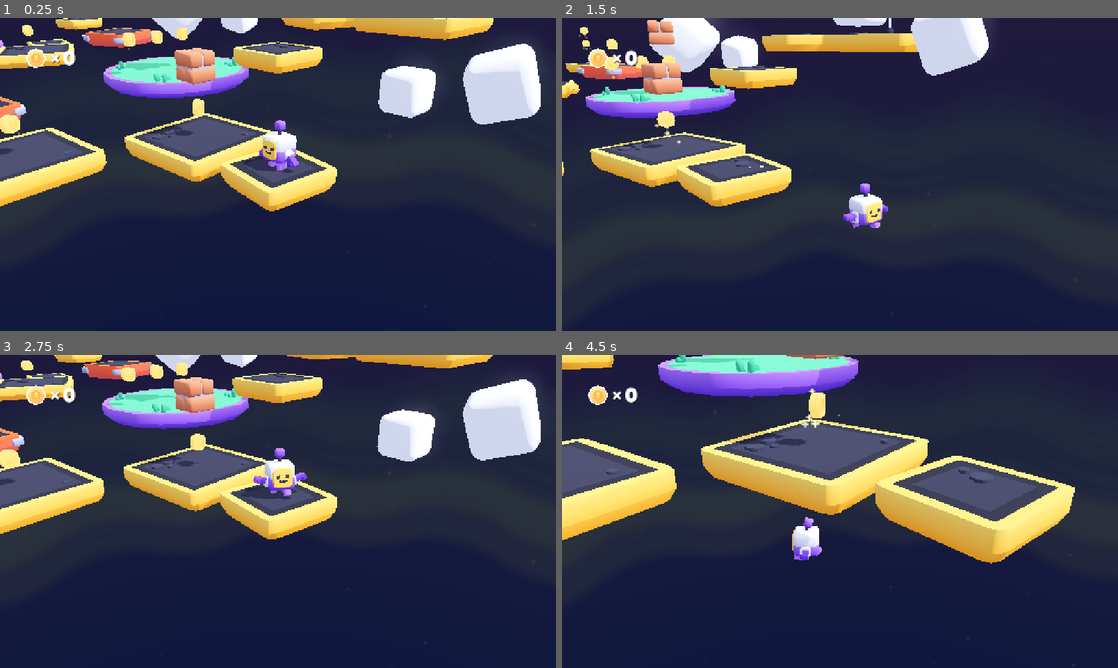
Above: before the commit, frames 1-4 (two rows, left to right).
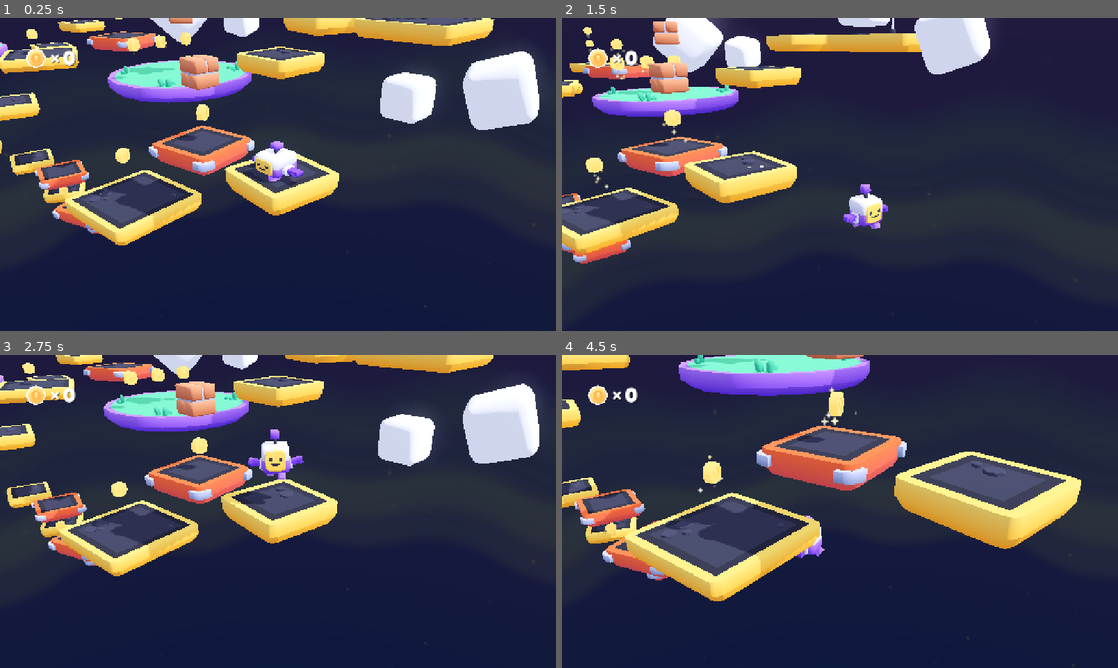
Above: after the commit, the same moments.

Repository: ArchimedesD/FishOutofWater
Game: Godot game, scene res://scenes/main.tscn
Same seed, same stepped clock (60 frames per second), same inputs: the game is played once before the commit and once after it.
Inputs:
- Up to frame 1 (0.25 s): no input
- Up to frame 2 (1.5 s): hold D (move_right) 0.53-1.28 s; tap Down (camera_down) at 0.6 s; tap Space (jump) at 0.77 s; hold S (move_back) from 1.28 s (still down); tap Left (camera_left) at 1.35 s
- Up to frame 3 (2.75 s): tap Space (jump) at 1.52 s; release S (move_back) at 2.03 s; hold D (move_right) from 2.03 s (still down); tap Right (camera_right) at 2.1 s
- Up to frame 4 (4.5 s): release D (move_right) at 2.78 s; hold W (move_forward) 2.78-3.53 s; tap Up (camera_up) at 2.85 s; tap Space (jump) at 3.02, 3.77 s; hold A (move_left) from 3.53 s (still down); tap Down (camera_down) at 3.6 s; tap Left (camera_left) at 4.35 s

The runs differ from the first frame. In frame 1, 21% of the frame differs, in the area x 0-98%, y 0-73%; in frame 2, 9.3%; in frame 3, 17%; in frame 4, 26%, in the area x 0-94%, y 0-79%.

Commit message:
Level Changes

Diff:
--- a/Starter-Kit-3D-Platformer-5d4837d2d78c2a6ce145bbbfc3634dbe8b2bafa0/scenes/main-environment.tres
+++ b/Starter-Kit-3D-Platformer-5d4837d2d78c2a6ce145bbbfc3634dbe8b2bafa0/scenes/main-environment.tres
@@ -23,7 +23,6 @@
 glow_enabled = true
 glow_levels/2 = 0.6
 glow_levels/3 = 0.6
-glow_levels/5 = 0.0
 glow_intensity = 2.0
 adjustment_enabled = true
 adjustment_brightness = 0.9
--- a/Starter-Kit-3D-Platformer-5d4837d2d78c2a6ce145bbbfc3634dbe8b2bafa0/scenes/main.tscn
+++ b/Starter-Kit-3D-Platformer-5d4837d2d78c2a6ce145bbbfc3634dbe8b2bafa0/scenes/main.tscn
@@ -22,154 +22,181 @@
 shadow_color = Color(0, 0, 0, 0.376471)
 shadow_offset = Vector2(2, 2)
 
-[node name="Main" type="Node3D"]
+[node name="Main" type="Node3D" unique_id=826736529]
 script = ExtResource("1_jkv2x")
 
-[node name="Environment" type="WorldEnvironment" parent="."]
+[node name="Environment" type="WorldEnvironment" parent="." unique_id=1785708268]
 environment = ExtResource("1_ahusb")
 
-[node name="Player" parent="." node_paths=PackedStringArray("view") groups=["player"] instance=ExtResource("2_onms2")]
-transform = Transform3D(1, 0, 0, 0, 1, 0, 0, 0, 1, 0, 0.49277484, 0)
+[node name="Player" parent="." unique_id=1905514045 node_paths=PackedStringArray("view") groups=["player"] instance=ExtResource("2_onms2")]
+transform = Transform3D(0.9565108, -0.037597045, -0.28926378, 0.026788687, 0.9987902, -0.041235298, 0.29046416, 0.03169301, 0.9563609, 0.05054736, 1.0968858, 0.22478938)
 view = NodePath("../View")
 
-[node name="View" type="Node3D" parent="." node_paths=PackedStringArray("target")]
+[node name="View" type="Node3D" parent="." unique_id=214766203 node_paths=PackedStringArray("target")]
 transform = Transform3D(0.707107, -0.298836, 0.640856, 0, 0.906308, 0.422618, -0.707107, -0.298836, 0.640856, 0, 0, 0)
 script = ExtResource("5_bg0fr")
 target = NodePath("../Player")
 
-[node name="Camera" type="Camera3D" parent="View"]
+[node name="Camera" type="Camera3D" parent="View" unique_id=1065008553]
 transform = Transform3D(1, 0, 0, 0, 1, 0, 0, 0, 1, 0, 0, 10)
 current = true
 fov = 40.0
 
-[node name="World" type="Node3D" parent="."]
-
-[node name="platform" parent="World" instance=ExtResource("6_sdmev")]
+[node name="World" type="Node3D" parent="." unique_id=989166492]
+
+[node name="platform" parent="World" unique_id=136886048 instance=ExtResource("6_sdmev")]
 transform = Transform3D(0.993085, 0, -0.117399, 0, 1, 0, 0.117399, 0, 0.993085, 0, 0, 0)
 
-[node name="platform4" parent="World" instance=ExtResource("6_sdmev")]
-transform = Transform3D(0.993085, 0, -0.117399, 0, 1, 0, 0.117399, 0, 0.993085, -15, 0, 4)
-
-[node name="platform5" parent="World" instance=ExtResource("6_sdmev")]
+[node name="platform9" parent="World" unique_id=1211737247 instance=ExtResource("6_sdmev")]
+transform = Transform3D(0.8912609, 0, -0.45349425, 0, 1, 0, 0.45349425, 0, 0.8912609, -17.499233, -6.724697, -0.34543633)
+
+[node name="platform8" parent="World" unique_id=1101101522 instance=ExtResource("6_sdmev")]
+transform = Transform3D(0.9724357, 0, -0.23317441, 0, 1, 0, 0.23317441, 0, 0.9724357, -18.221146, -4.8328643, 0.75093555)
+
+[node name="platform7" parent="World" unique_id=660311382 instance=ExtResource("6_sdmev")]
+transform = Transform3D(0.93833727, 0, -0.3457251, 0, 1, 0, 0.3457251, 0, 0.93833727, -19.271248, -4.0245295, 2.864434)
+
+[node name="platform10" parent="World" unique_id=473004245 instance=ExtResource("6_sdmev")]
+transform = Transform3D(0.97243536, 0, -0.23317438, 0, 1, 0, 0.23317438, 0, 0.97243536, -12.801473, -0.3401053, 2.342131)
+
+[node name="platform4" parent="World" unique_id=973474262 instance=ExtResource("6_sdmev")]
+transform = Transform3D(0.993085, 0, -0.117399, 0, 1, 0, 0.117399, 0, 0.993085, -15, -1.5615667, 4.5349045)
+
+[node name="platform5" parent="World" unique_id=1002047442 instance=ExtResource("6_sdmev")]
 transform = Transform3D(0.993085, 0, -0.117399, 0, 1, 0, 0.117399, 0, 0.993085, -21.925076, 0.3466103, -2.6836262)
 
-[node name="platform6" parent="World" instance=ExtResource("6_sdmev")]
+[node name="platform6" parent="World" unique_id=1221498493 instance=ExtResource("6_sdmev")]
 transform = Transform3D(0.9779442, 0, 0.20886743, 0, 1, 0, -0.20886743, 0, 0.9779442, -22.07586, 1.5132568, -4.765484)
 
-[node name="platform2" parent="World" instance=ExtResource("6_sdmev")]
+[node name="platform2" parent="World" unique_id=1296076366 instance=ExtResource("6_sdmev")]
 transform = Transform3D(1, 0, 0, 0, 1, 0, 0, 0, 1, -3, 2, -3)
 
-[node name="platform3" parent="World" instance=ExtResource("6_sdmev")]
+[node name="platform3" parent="World" unique_id=1679390918 instance=ExtResource("6_sdmev")]
 transform = Transform3D(0.966237, 0, -0.257656, 0, 1, 0, 0.257656, 0, 0.966237, -3, 3, -5)
 
-[node name="platform-medium" parent="World" instance=ExtResource("7_ixpj3")]
-transform = Transform3D(0.996134, 0, 0.0878512, 0, 1, 0, -0.0878512, 0, 0.996134, -3, 0, 0)
-
-[node name="platform-medium2" parent="World" instance=ExtResource("7_ixpj3")]
-transform = Transform3D(0.995121, 0, 0.0986598, 0, 1, 0, -0.0986598, 0, 0.995121, -5, 0, 4)
-
-[node name="platform-medium4" parent="World" instance=ExtResource("7_ixpj3")]
+[node name="platform-medium2" parent="World" unique_id=1795460667 instance=ExtResource("7_ixpj3")]
+transform = Transform3D(0.995121, 0, 0.0986598, 0, 1, 0, -0.0986598, 0, 0.995121, -5, -2.039, 1.3946228)
+
+[node name="platform-medium4" parent="World" unique_id=344565428 instance=ExtResource("7_ixpj3")]
 transform = Transform3D(0.929796, 0, -0.368076, 0, 1, 0, 0.368076, 0, 0.929796, -14.9422, 0.991941, 0.128304)
 
-[node name="platform-medium3" parent="World" instance=ExtResource("7_ixpj3")]
+[node name="platform-medium3" parent="World" unique_id=101842391 instance=ExtResource("7_ixpj3")]
 transform = Transform3D(1, 0, 0, 0, 1, 0, 0, 0, 1, 0, 3, -6)
 
-[node name="platform-falling" parent="World" instance=ExtResource("9_2fnpo")]
-transform = Transform3D(0.984808, 0, 0.173648, 0, 1, 0, -0.173648, 0, 0.984808, -9, 0.419294, 4)
-
-[node name="platform-falling2" parent="World" instance=ExtResource("9_2fnpo")]
-transform = Transform3D(0.994522, 0, -0.104528, 0, 1, 0, 0.104528, 0, 0.994522, -12, -0.315063, 4)
-
-[node name="platform-falling3" parent="World" instance=ExtResource("9_2fnpo")]
+[node name="platform-falling6" parent="World" unique_id=149293402 instance=ExtResource("9_2fnpo")]
+transform = Transform3D(0.7660457, 0, 0.6427875, 0, 1, 0, -0.6427875, 0, 0.7660457, -17.14375, -2.6035252, 6.2478333)
+
+[node name="platform-falling4" parent="World" unique_id=432997219 instance=ExtResource("9_2fnpo")]
+transform = Transform3D(0.9396932, 0, 0.3420199, 0, 1, 0, -0.3420199, 0, 0.9396932, -8.5784645, -3.6375535, 1.3583183)
+
+[node name="platform-falling" parent="World" unique_id=1824950808 instance=ExtResource("9_2fnpo")]
+transform = Transform3D(0.984808, 0, 0.173648, 0, 1, 0, -0.173648, 0, 0.984808, -2.9978414, -0.015047312, 0.07760739)
+
+[node name="platform-falling5" parent="World" unique_id=1376276713 instance=ExtResource("9_2fnpo")]
+transform = Transform3D(0.9781478, 0, -0.20791088, 0, 1, 0, 0.20791088, 0, 0.9781478, -14.613793, -4.5161214, 0.48943546)
+
+[node name="platform-falling2" parent="World" unique_id=1742644980 instance=ExtResource("9_2fnpo")]
+transform = Transform3D(0.994522, 0, -0.104528, 0, 1, 0, 0.104528, 0, 0.994522, -11.090467, -5.5120296, 0.015671968)
+
+[node name="platform-falling3" parent="World" unique_id=1021558147 instance=ExtResource("9_2fnpo")]
 transform = Transform3D(0.939693, 0, 0.34202, 0, 1, 0, -0.34202, 0, 0.939693, -11.7527, 1.8303, -2.30579)
 
-[node name="platform-grass-large-round" parent="World" instance=ExtResource("8_4oh1e")]
+[node name="platform-grass-large-round" parent="World" unique_id=1303798475 instance=ExtResource("8_4oh1e")]
 transform = Transform3D(1, 0, 0, 0, 1, 0, 0, 0, 1, -7, 1, -2)
 
-[node name="platform-grass-large-round2" parent="World" instance=ExtResource("8_4oh1e")]
+[node name="platform-grass-large-round2" parent="World" unique_id=1454089181 instance=ExtResource("8_4oh1e")]
 transform = Transform3D(1, 0, 0, 0, 1, 0, 0, 0, 1, -19.31048, 1, 2.8319645)
 
-[node name="flag" parent="World" instance=ExtResource("9_fw1f5")]
+[node name="flag" parent="World" unique_id=1947680912 instance=ExtResource("9_fw1f5")]
 transform = Transform3D(0.707107, 0, -0.707107, 0, 1, 0, 0.707107, 0, 0.707107, 0, 3.48077, -6)
 
-[node name="coin" parent="World" instance=ExtResource("10_fwhys")]
+[node name="coin" parent="World" unique_id=1818634464 instance=ExtResource("10_fwhys")]
 transform = Transform3D(1, 0, 0, 0, 1, 0, 0, 0, 1, -3, 0.635, 0)
 
-[node name="coin10" parent="World" instance=ExtResource("10_fwhys")]
-transform = Transform3D(1, 0, 0, 0, 1, 0, 0, 0, 1, -5, 0.635, 4)
-
-[node name="coin2" parent="World" instance=ExtResource("10_fwhys")]
+[node name="coin16" parent="World" unique_id=590085027 instance=ExtResource("10_fwhys")]
+transform = Transform3D(1, 0, 0, 0, 1, 0, 0, 0, 1, -19.511818, -2.8995895, 2.8293495)
+
+[node name="coin15" parent="World" unique_id=1008009447 instance=ExtResource("10_fwhys")]
+transform = Transform3D(1, 0, 0, 0, 1, 0, 0, 0, 1, -17.375578, -1.5204545, 6.3799934)
+
+[node name="coin18" parent="World" unique_id=1079472844 instance=ExtResource("10_fwhys")]
+transform = Transform3D(1, 0, 0, 0, 1, 0, 0, 0, 1, -14.9913845, -5.876462, 0.5052341)
+
+[node name="coin10" parent="World" unique_id=1162391724 instance=ExtResource("10_fwhys")]
+transform = Transform3D(1, 0, 0, 0, 1, 0, 0, 0, 1, -5.0018997, -0.76706386, 1.5142)
+
+[node name="coin2" parent="World" unique_id=798959995 instance=ExtResource("10_fwhys")]
 transform = Transform3D(1, 0, 0, 0, 1, 0, 0, 0, 1, -7.0437, 1.97005, -0.33003)
 
-[node name="coin3" parent="World" instance=ExtResource("10_fwhys")]
+[node name="coin3" parent="World" unique_id=1470269558 instance=ExtResource("10_fwhys")]
 transform = Transform3D(1, 0, 0, 0, 1, 0, 0, 0, 1, -7.0437, 1.97005, -1.33003)
 
-[node name="coin5" parent="World" instance=ExtResource("10_fwhys")]
+[node name="coin5" parent="World" unique_id=782562507 instance=ExtResource("10_fwhys")]
 transform = Transform3D(1, 0, 0, 0, 1, 0, 0, 0, 1, -11.7731, 2.54941, -2.28223)
 
-[node name="coin6" parent="World" instance=ExtResource("10_fwhys")]
+[node name="coin6" parent="World" unique_id=1267645419 instance=ExtResource("10_fwhys")]
 transform = Transform3D(1, 0, 0, 0, 1, 0, 0, 0, 1, -14.8111, 1.6888, 0.328574)
 
-[node name="coin7" parent="World" instance=ExtResource("10_fwhys")]
+[node name="coin7" parent="World" unique_id=1676891117 instance=ExtResource("10_fwhys")]
 transform = Transform3D(1, 0, 0, 0, 1, 0, 0, 0, 1, -14.8111, 2.6888, 0.328574)
 
-[node name="coin8" parent="World" instance=ExtResource("10_fwhys")]
-transform = Transform3D(1, 0, 0, 0, 1, 0, 0, 0, 1, -14.9647, 0.801836, 3.99354)
-
-[node name="coin9" parent="World" instance=ExtResource("10_fwhys")]
+[node name="coin8" parent="World" unique_id=1287308811 instance=ExtResource("10_fwhys")]
+transform = Transform3D(1, 0, 0, 0, 1, 0, 0, 0, 1, -14.9647, -0.6068424, 4.7139306)
+
+[node name="coin9" parent="World" unique_id=898352023 instance=ExtResource("10_fwhys")]
 transform = Transform3D(1, 0, 0, 0, 1, 0, 0, 0, 1, 0, 5, -6)
 
-[node name="coin4" parent="World" instance=ExtResource("10_fwhys")]
+[node name="coin4" parent="World" unique_id=90818160 instance=ExtResource("10_fwhys")]
 transform = Transform3D(1, 0, 0, 0, 1, 0, 0, 0, 1, -7.0437, 1.97005, -2.33003)
 
-[node name="coin11" parent="World" instance=ExtResource("10_fwhys")]
+[node name="coin11" parent="World" unique_id=1362947967 instance=ExtResource("10_fwhys")]
 transform = Transform3D(1, 0, 0, 0, 1, 0, 0, 0, 1, -6.7093306, 5.3392777, -2.0042212)
 
-[node name="coin12" parent="World" instance=ExtResource("10_fwhys")]
+[node name="coin12" parent="World" unique_id=1979272074 instance=ExtResource("10_fwhys")]
 transform = Transform3D(1, 0, 0, 0, 1, 0, 0, 0, 1, -18.979, 1.7754431, 2.8622048)
 
-[node name="coin13" parent="World" instance=ExtResource("10_fwhys")]
+[node name="coin13" parent="World" unique_id=1248353959 instance=ExtResource("10_fwhys")]
 transform = Transform3D(1, 0, 0, 0, 1, 0, 0, 0, 1, -22.11739, 2.56071, -4.7569985)
 
-[node name="coin14" parent="World" instance=ExtResource("10_fwhys")]
+[node name="coin14" parent="World" unique_id=374421510 instance=ExtResource("10_fwhys")]
 transform = Transform3D(1, 0, 0, 0, 1, 0, 0, 0, 1, -22.11739, 3.320589, -4.7569985)
 
-[node name="cube8" parent="World" instance=ExtResource("13_drtpy")]
+[node name="cube8" parent="World" unique_id=2130425786 instance=ExtResource("13_drtpy")]
 transform = Transform3D(1, 0, 0, 0, 1, 0, 0, 0, 1, 1.5495, 1.10741, -2.666)
 
-[node name="cube9" parent="World" instance=ExtResource("13_drtpy")]
+[node name="cube9" parent="World" unique_id=838592349 instance=ExtResource("13_drtpy")]
 transform = Transform3D(1.27593, -0.401864, 0.422933, 0.471408, 1.30937, -0.178025, -0.343721, 0.304009, 1.32582, 3.33538, 1.37146, -4.1932)
 
-[node name="cube10" parent="World" instance=ExtResource("13_drtpy")]
+[node name="cube10" parent="World" unique_id=486227420 instance=ExtResource("13_drtpy")]
 transform = Transform3D(1.32811, 0.370441, 0.259369, -0.293866, 1.3186, -0.37854, -0.34372, 0.30401, 1.32582, -10.5752, 2.03819, -7.93707)
 
-[node name="cube11" parent="World" instance=ExtResource("13_drtpy")]
+[node name="cube11" parent="World" unique_id=792800324 instance=ExtResource("13_drtpy")]
 transform = Transform3D(0.476646, 0.924607, 0.941422, -0.929853, 0.945559, -0.457882, -0.93624, -0.468385, 0.934042, -9.467535, 2.0381904, 11.509415)
 
-[node name="cube12" parent="World" instance=ExtResource("13_drtpy")]
+[node name="cube12" parent="World" unique_id=1867139751 instance=ExtResource("13_drtpy")]
 transform = Transform3D(-1.02876, -0.695523, 0.652886, -0.929853, 0.945557, -0.457881, -0.213027, -0.768461, -1.15432, -9.201835, 2.7950804, 13.743215)
 
-[node name="cube13" parent="World" instance=ExtResource("13_drtpy")]
+[node name="cube13" parent="World" unique_id=335894708 instance=ExtResource("13_drtpy")]
 transform = Transform3D(1.56209, -1.37982, 1.71508, 1.97375, 1.80907, -0.342241, -0.974547, 1.4522, 2.05595, -14.3045, 2.03819, -8.24191)
 
-[node name="cube14" parent="World" instance=ExtResource("13_drtpy")]
+[node name="cube14" parent="World" unique_id=142716331 instance=ExtResource("13_drtpy")]
 transform = Transform3D(1.56209, -1.37982, 1.71508, 1.97375, 1.80907, -0.342241, -0.974547, 1.4522, 2.05595, -14.152035, 2.0381904, 10.065234)
 
-[node name="brick" parent="World" instance=ExtResource("12_jkv2x")]
+[node name="brick" parent="World" unique_id=87333067 instance=ExtResource("12_jkv2x")]
 transform = Transform3D(1, 0, 0, 0, 1, 0, 0, 0, 1, -3.119135, 1.9857206, -0.08861771)
 
-[node name="brick2" parent="World" instance=ExtResource("12_jkv2x")]
+[node name="brick2" parent="World" unique_id=2145660564 instance=ExtResource("12_jkv2x")]
 transform = Transform3D(0.8552648, 0, -0.5181912, 0, 1, 0, 0.5181912, 0, 0.8552648, -6.7635055, 3.2150104, -2.0195704)
 
-[node name="brick3" parent="World" instance=ExtResource("12_jkv2x")]
+[node name="brick3" parent="World" unique_id=2069846387 instance=ExtResource("12_jkv2x")]
 transform = Transform3D(0.93908226, 0, 0.34369248, 0, 1, 0, -0.34369248, 0, 0.93908226, -19.034018, 3.215011, 2.869449)
 
-[node name="Sun" type="DirectionalLight3D" parent="."]
+[node name="Sun" type="DirectionalLight3D" parent="." unique_id=891381624]
 transform = Transform3D(-0.422618, -0.694272, 0.582563, 0, 0.642788, 0.766044, -0.906308, 0.323744, -0.271654, 0, 0, 0)
 shadow_enabled = true
 shadow_opacity = 0.75
 
-[node name="HUD" type="Control" parent="."]
+[node name="HUD" type="Control" parent="." unique_id=1415147204]
 layout_mode = 3
 anchors_preset = 13
 anchor_left = 0.5
@@ -183,7 +210,7 @@
 size_flags_vertical = 8
 script = ExtResource("11_apvpm")
 
-[node name="Icon" type="TextureRect" parent="HUD"]
+[node name="Icon" type="TextureRect" parent="HUD" unique_id=1646618504]
 layout_mode = 0
 offset_left = 57.0
 offset_top = 67.0
@@ -192,7 +219,7 @@
 scale = Vector2(0.2, 0.2)
 texture = ExtResource("13_jfda3")
 
-[node name="x" type="Label" parent="HUD"]
+[node name="x" type="Label" parent="HUD" unique_id=90367363]
 layout_mode = 0
 offset_left = 112.0
 offset_top = 64.0
@@ -202,7 +229,7 @@
 label_settings = SubResource("LabelSettings_38ys3")
 metadata/_edit_use_anchors_ = true
 
-[node name="Coins" type="Label" parent="HUD"]
+[node name="Coins" type="Label" parent="HUD" unique_id=577863545]
 layout_mode = 0
 offset_left = 144.0
 offset_top = 64.0
Not shown: 1 places in Starter-Kit-3D-Platformer-5d4837d2d78c2a6ce145bbbfc3634dbe8b2bafa0/scenes/main-environment.tres that only renumber resources
Not shown: 1 places in Starter-Kit-3D-Platformer-5d4837d2d78c2a6ce145bbbfc3634dbe8b2bafa0/scenes/main.tscn that only renumber resources
Not shown, added: .DS_Store
